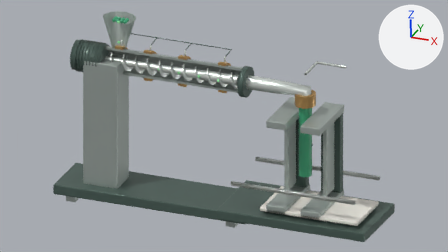
One commit to the Blender file assets/equipment/blowmolding-motion.blend: the scene before it, then after it.
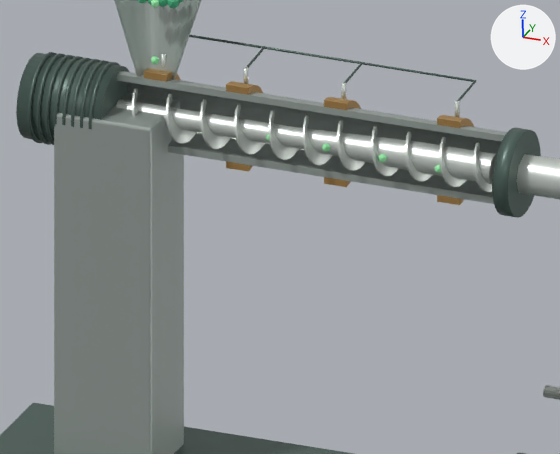
Each version is shown from the file's camera 'WholeLineCamera', then close up on the part from 14% to 58% of the width and 8% to 72% of the height. The axes (+X, +Y, +Z) are drawn at upper right. The lights are the same throughout. The first two pictures are the older version. Both versions are drawn at frame 109 of the action 'ScrewAAction'; the numbers are the values there.

Script lines for the objects in view, before the commit:
```python
me_barrelcutaway = bpy.data.meshes.new('BarrelCutaway')
me_barrelcutaway.from_pydata(...)  # 132 vertices, 130 faces; spans x -4.9..-1.03, y 0.0..0.35, z 3.36..4.05
me_barrelcutaway.materials.append(mat_metal)  # grey #b3bdb8
me_cylinder_013 = bpy.data.meshes.new('Cylinder.013')
me_cylinder_013.from_pydata(...)  # a 32-sided cylinder along x spanning x -0.075..0.075, y -0.4..0.4, z -0.4..0.4
for i in [*range(0, 30), 31, 32]: me_cylinder_013.polygons[i].use_smooth = True
me_cylinder_013.materials.append(mat_dark)  # greyish green #52675f
ob_barrelcutaway = bpy.data.objects.new('BarrelCutaway', me_barrelcutaway)
ob_barrelcutaway.location = (0.0, 0.0, 0.0)
ob_screenflange = bpy.data.objects.new('ScreenFlange', me_cylinder_013)
ob_screenflange.location = (-0.94, 0.0, 3.7)
ob_screwa = bpy.data.objects.new('ScrewA', None)
ob_screwa.location = (0.0, 0.0, 3.7)
ob_screwa.rotation_euler = (4.712, 0.0, 0.0)  # degrees (270, 0, 0)
# also in view: 'ScrewA_core' at (-2.98, 0.0, 3.7); 'DriveBed' at (-3.3, 0.0, 0.2); 'ScrewA_flight' at (-2.98, 0.0, 3.7); 'ExtrusionHeadAdapter' at (0.0, 0.0, 3.67); 'SensorCable.003' at (-2.89, 0.44, 4.22)
```
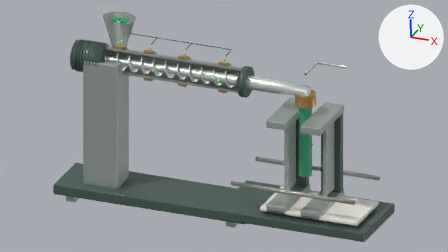
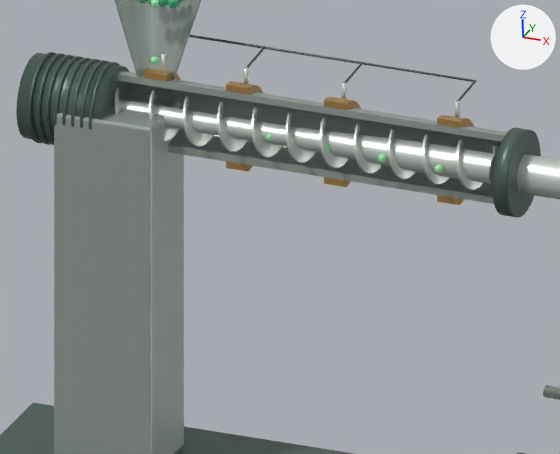
ob_screwa is not drawn itself; it is the parent of ob_screwa_core, ob_screwa_flight.

The change, as JSON lines over the scene's bpy script:
```json
{"op": "set", "path": "ob_screwa.rotation_euler", "old": "(4.712, 0.0, 0.0)", "new": "(-4.712, 0.0, 0.0)", "note": "degrees (270, 0, 0) -> degrees (-270, 0, 0)"}
```

Location of each change, (x1, y1, x2, y2) in pixels of the close-ups (560 x 454 px):
```json
{"object": "ScrewA_core", "change": "turned", "before": [116, 99, 497, 184], "after": [119, 99, 497, 184]}
{"object": "ScrewA_flight", "change": "turned", "before": [132, 88, 492, 192], "after": [115, 87, 497, 190]}
```
